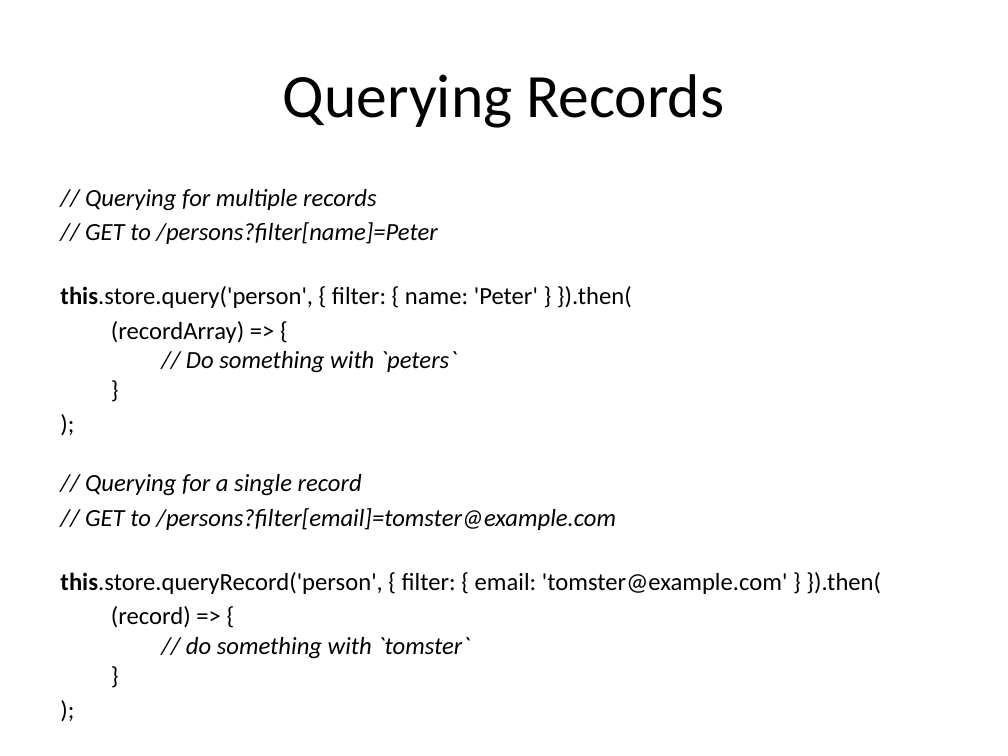
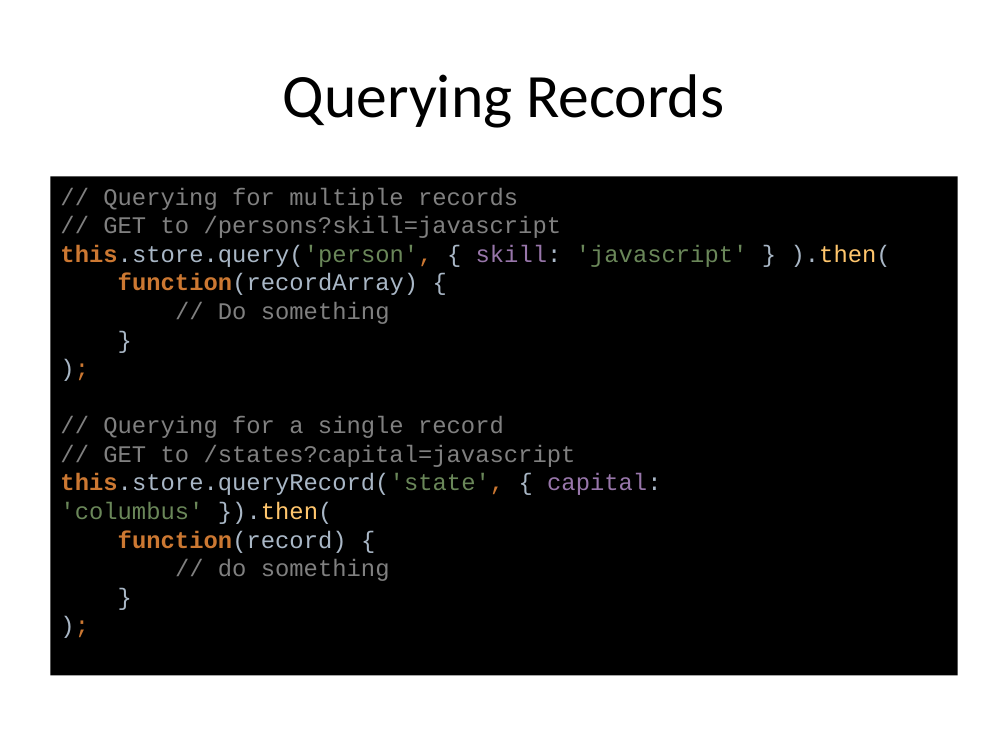
Before and after one commit to cah-brian-gantzler/ember-data-demo1, a slide deck: slide 28 of ember-data-demo1.pptx. Drawn at 1008x756 pixels with LibreOffice and Linux fonts; fonts in the diff are those of the drawing. Boxes give left, top, right and bottom in pixels: in the first picture for what was removed or moved away, otherwise in the second. Text is boxed around its words. In the diff, an @@ line names an element or a change of style, - is before the commit and + after.

```diff
--- a/ember-data-demo1.pptx
+++ b/ember-data-demo1.pptx
@@ text "// Querying for multiple records ...": place and size @@
-text "// Querying for multiple records ..." at box(60, 189, 881, 659)
+text "// Querying for multiple records ..." at box(50, 176, 958, 675)
@@ text "// Querying for multiple records ..." at box(50, 176, 958, 675): fill none to #000000 @@
@@ text at box(60, 188, 891, 581): text changed; size 17.6 to 17 pt; font Calibri to Courier New; text colour #000000 to #808080; italic off @@
-// Querying for multiple records
-// GET to /persons?filter[name]=Peter
-this.store.query('person', { filter: { name: 'Peter' } }).then(
-(recordArray) => {
-// Do something with `peters`
-}
-);
-// Querying for a single record
-// GET to /persons?filter[email]=tomster@example.com
-this.store.queryRecord('person', { filter: { email: 'tomster@example.com' } }).then(
-(record) => {
-// do something with `tomster`
-}
-);
+// Querying for multiple records
+// GET to /persons?skill=javascript
+this.store.query('person', { skill: 'javascript' } ).then(
+function(recordArray) {
+// Do something
+}
+);
+// Querying for a single record
+// GET to /states?capital=javascript
+this.store.queryRecord('state', { capital: 'columbus' }).then(
+function(record) {
+// do something
+}
+);
```
Also in this commit, not shown: 20 other slides changed, 8 slides added, 9 slides removed, 10 other files.
